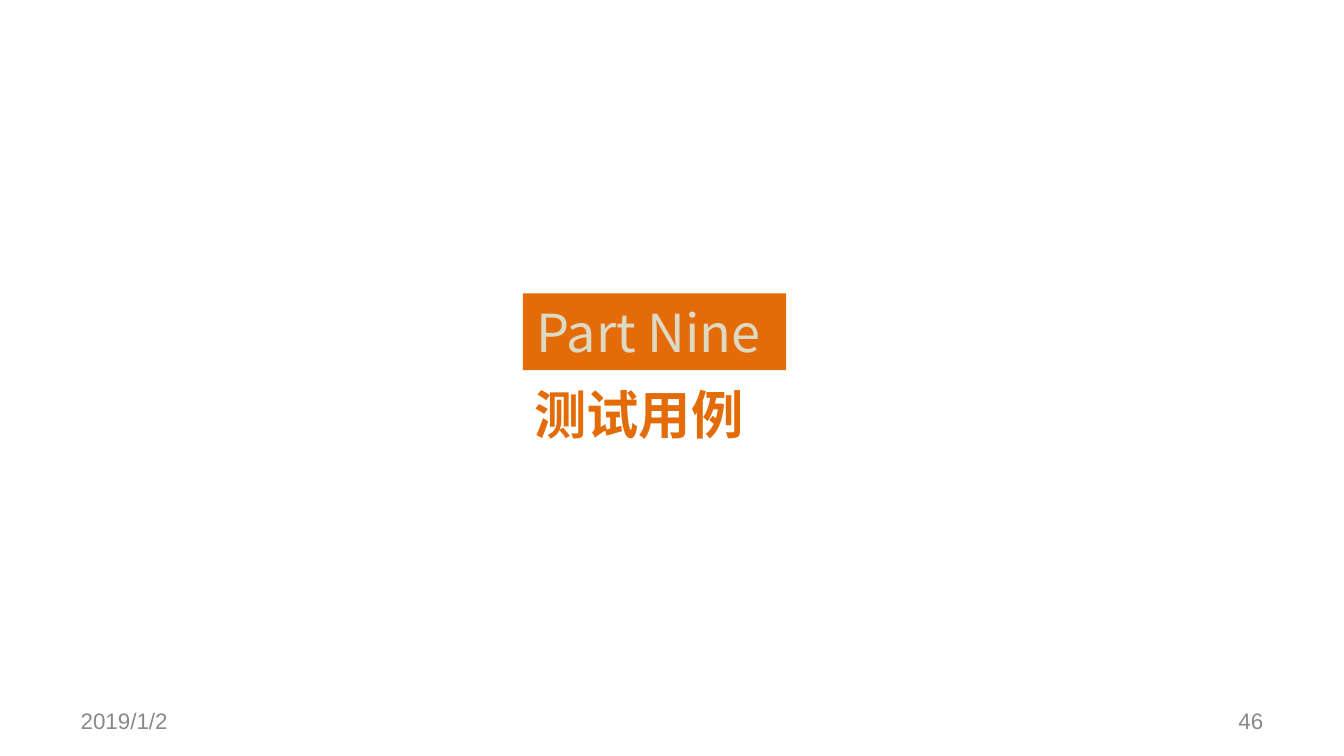
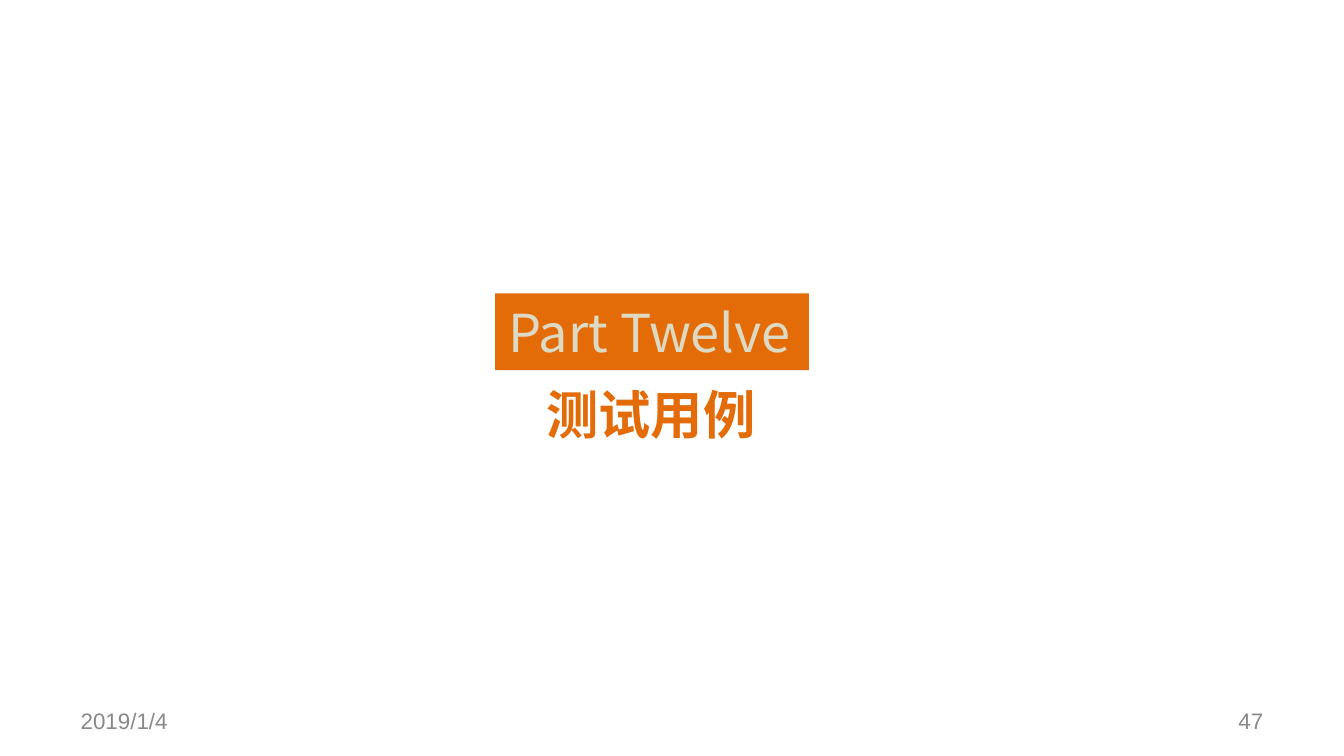
Before and after one commit to SoftwareRequirtmentsG02/Document, a slide deck: slide 47 of 案例教学系统/受控文档/分析设计/PPT/PRD2018-G02-SRS评审PPT.pptx (slide 46 before the commit). Drawn at 1344x756 pixels with LibreOffice and Linux fonts; fonts in the diff are those of the drawing; background and template pictures are left out. Boxes give left, top, right and bottom in pixels: in the first picture for what was removed or moved away, otherwise in the second. Text is boxed around its words. In the diff, an @@ line names an element or a change of style, - is before the commit and + after.

```diff
--- a/案例教学系统/受控文档/分析设计/PPT/PRD2018-G02-SRS评审PPT.pptx
+++ b/案例教学系统/受控文档/分析设计/PPT/PRD2018-G02-SRS评审PPT.pptx
@@ rectangle "Part Twelve": place and size @@
-rectangle "Part Twelve" at [523, 293, 786, 370]
+rectangle "Part Twelve" at [495, 293, 808, 370]
@@ text in rectangle at [508, 310, 791, 353]: text changed @@
-Part Nine
+Part Twelve
@@ text "测试用例": place and size @@
-text "测试用例" at [535, 389, 744, 439]
+text "测试用例" at [546, 389, 755, 439]
@@ text at [81, 713, 168, 729]: text changed @@
-2019/1/2
+2019/1/4
@@ page number at [1238, 713, 1263, 729]: text changed @@
-46
+47
```
Also in this commit, not shown: 49 other slides changed, 9 slides added, 3 slides removed, 1 other file.
